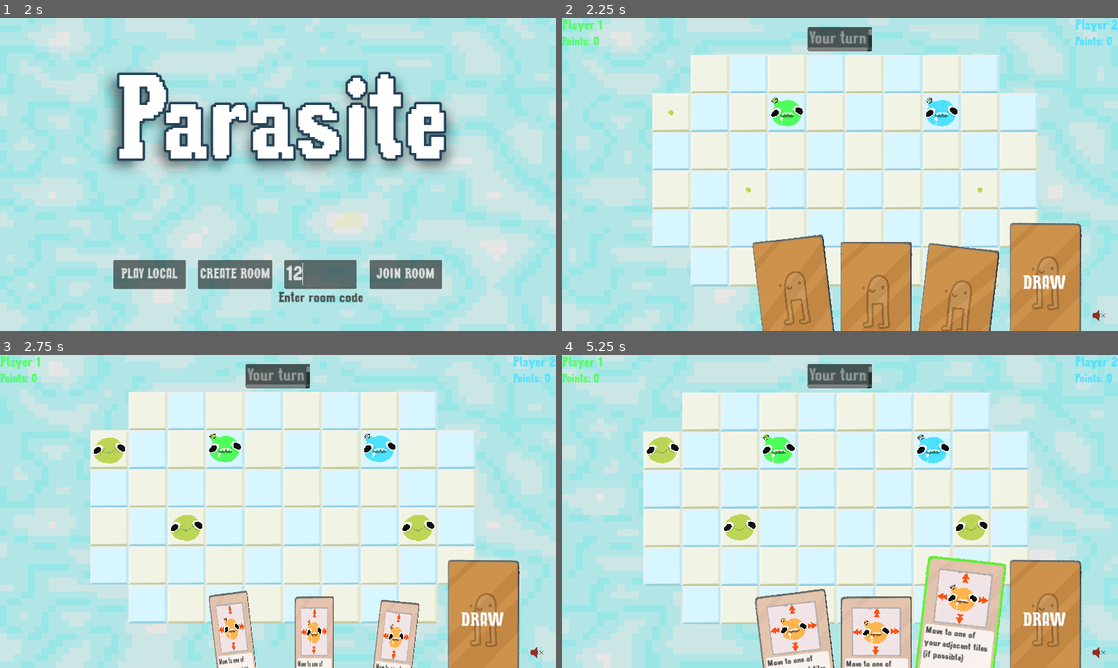
Above: before the commit, frames 1-4 (two rows, left to right).
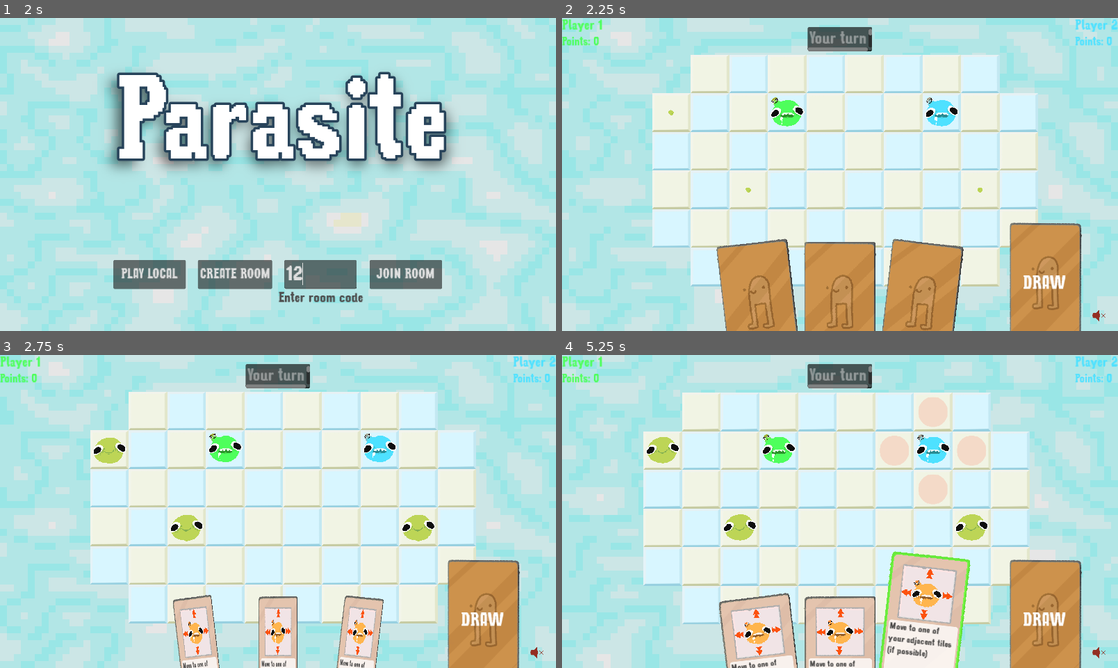
Above: after the commit, the same moments.

Repository: patator62180/GDWL_67
Game: Godot game, scene res://scenes/main/main.tscn
The game is run twice, just before and just after one commit, with the same random seed, the same clock (stepped at 60 frames per second) and the same inputs.
Inputs (mouse positions are in pixels of both pictures, inside the frame that each line leads up to):
- Up to frame 1 (2 s): click "[FAKE] Start as player (local)" at 0.5 s; click (322, 274) at 1.27 s; type "12" at 1.35 s
- Up to frame 2 (2.25 s): click "PLAY LOCAL" at 2 s
- Up to frame 3 (2.75 s): no input
- Up to frame 4 (5.25 s): tap Enter (ui_accept) at 2.75 s; drag from (840, 511) to (789, 448) at 2.77 s; drag from (762, 655) to (784, 455) at 3.52 s; move the mouse to (840, 655) at 4.27 s; hold Right (right) 4.28-5 s; click (840, 655) at 4.42 s; drag from (917, 655) to (934, 448) at 5.02 s

Frame 1 is identical in both runs. In frame 2, 7.7% of the frame differs, in the area x 27-79%, y 69-100%; in frame 3, 8.7%; in frame 4, 12%, in the area x 28-80%, y 13-100%.

Commit message:
auto select player on card + stop going into host

Diff:
--- a/scenes/cards/card.tscn
+++ b/scenes/cards/card.tscn
@@ -176,8 +176,9 @@
 anchor_top = 0.5
 anchor_right = 0.5
 anchor_bottom = 0.5
+offset_left = -75.0
 offset_top = -125.002
-offset_right = 150.0
+offset_right = 75.0
 offset_bottom = 124.999
 grow_horizontal = 2
 grow_vertical = 2
--- a/scenes/game/player_controller.gd
+++ b/scenes/game/player_controller.gd
@@ -80,22 +80,12 @@
             return
 
         var player_manager = player_managers.array[player_index_playing]
-        var found_player = player_manager.get_character_at_position(grid_pos, grid)
         var found_player_index = player_manager.get_character_index_at_position(grid_pos, grid)
 
-        if found_player != null:
-            selected_player = found_player
-            grid.show_possible_selection(grid_pos, player_managers)
-            return
-        elif selected_player != null:
-            if selected_player.can_move_to(grid_pos, grid, player_managers):
-                Mediator.instance.call_on_server(game.end_player_turn_move, found_player_index, grid.get_screen_pos(grid_pos))
-                hud.hand.consume_selected_card()
+        if selected_player.can_move_to(grid_pos, grid, player_managers):
+            Mediator.instance.call_on_server(game.end_player_turn_move, found_player_index, grid.get_screen_pos(grid_pos))
+            hud.hand.consume_selected_card()
 
-            selected_player = null
-            grid.clear_possible_selections()
-            return
-        else:
             selected_player = null
             grid.clear_possible_selections()
 
@@ -112,11 +102,18 @@
 func on_card_selected(cardType : String):
     grid.selected_card_type = cardType
 
+    if cardType == "Movement":
+        selected_player = player_managers.array[player_index].player_characters[0]
+        grid.show_possible_selection(grid.get_grid_pos(selected_player.position), player_managers)
+
 func on_card_draw():
     Mediator.instance.call_on_server(game.draw_for_turn)
 
 func on_player_scored(player_index: int, score: int):
     Mediator.instance.call_on_players(update_score, player_index, score)
+
+func check_for_hosts(grid_pos: Vector2):
+    return game.host_manager.check_for_hosts(grid, grid_pos)
 
 func _ready():
     instance = self
--- a/scenes/grid/grid.gd
+++ b/scenes/grid/grid.gd
@@ -116,7 +116,10 @@
 
     for direction in cardinal:
         var pos = Vector2(grid_pos + direction)
-        if is_possible_tile(pos) and is_possible_movement(grid_pos, direction) and player_managers.check_for_player(self, pos) == null:
+        if is_possible_tile(pos) \
+            and is_possible_movement(grid_pos, direction) \
+            and player_managers.check_for_player(self, pos) == null \
+            and !PlayerController.instance.check_for_hosts(pos):
             selection_tile_map.set_cell(0, pos, 0, Vector2(0,0))
 
 func clear_possible_selections():
--- a/scenes/host/host_manager.gd
+++ b/scenes/host/host_manager.gd
@@ -11,7 +11,6 @@
 # Called when the node enters the scene tree for the first time.
 func _ready():
     host_spawner.spawn_function = spawn_host_client
-
 
 # Called every frame. 'delta' is the elapsed time since the previous frame.
 func _process(delta):
@@ -28,3 +27,16 @@
 
 func on_host_played():
     pass
+
+func check_for_hosts(grid: Grid, grid_pos:Vector2):
+    for host in hosts:
+        if host == null:
+            hosts.erase(host)
+            continue
+
+        var host_grid_pos = grid.get_grid_pos(host.position)
+
+        if (host_grid_pos == grid_pos):
+            return true
+
+    return false
--- a/scenes/player/player.gd
+++ b/scenes/player/player.gd
@@ -75,7 +75,8 @@
     return player_grid_pos.distance_to(grid_pos) <= 1 \
         and is_possible_movement \
         and is_possible_tile \
-        and player_managers.check_for_player(grid, grid_pos) == null
+        and player_managers.check_for_player(grid, grid_pos) == null \
+        and !PlayerController.instance.check_for_hosts(grid_pos)
 
 func process_action(action: String):
     match action:
